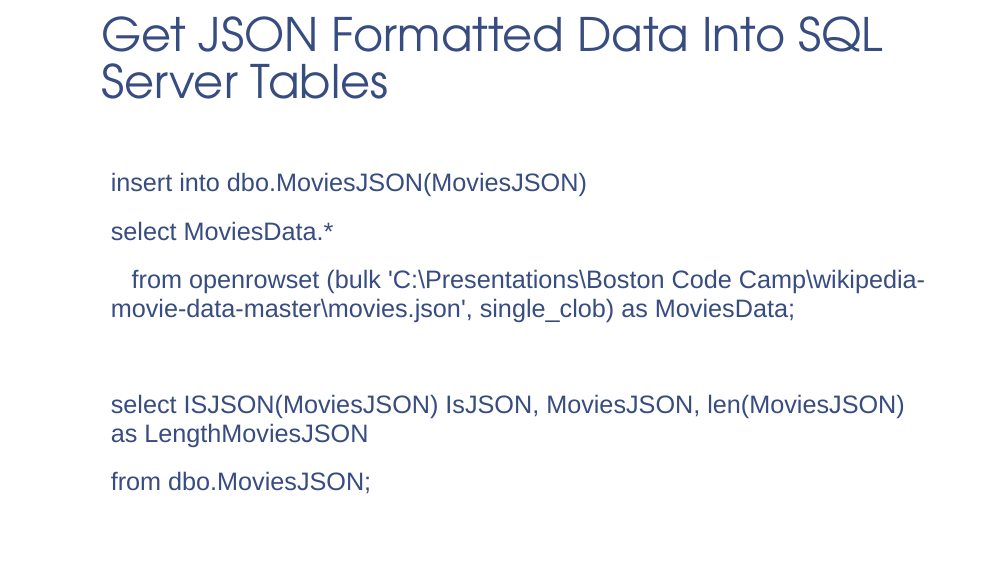
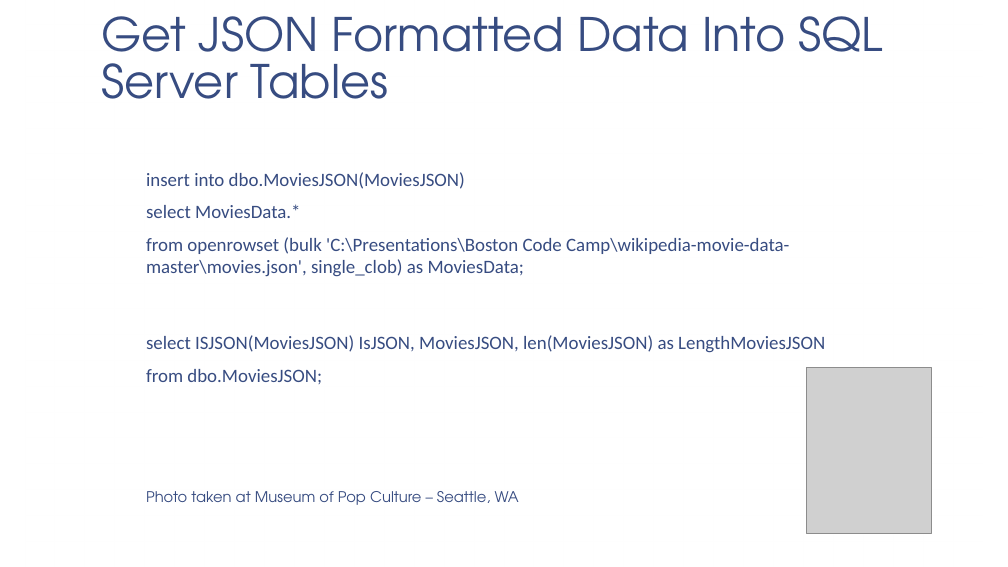
Before and after one commit to adipesa/sqlserver-json, a slide deck: slide 10 of SQL Server and JSON.pptx. Drawn at 1008x567 pixels with LibreOffice and Linux fonts; fonts in the diff are those of the drawing; grey boxes stand for pictures; background and template pictures are left out. Boxes give left, top, right and bottom in pixels: in the first picture for what was removed or moved away, otherwise in the second. Text is boxed around its words. In the diff, an @@ line names an element or a change of style, - is before the commit and + after.

Commit message:
Add files via upload
Added photos and info on JSON data types

```diff
--- a/SQL Server and JSON.pptx
+++ b/SQL Server and JSON.pptx
@@ text at box(146, 172, 825, 384): size 24 to 18 pt, font Arial to Calibri in "insert into dbo.MoviesJSON(MoviesJSON)", "select MoviesData.*", "from openrowset (bulk 'C:\Presentations\Boston Code Camp\wik ...", "select ISJSON(MoviesJSON) IsJSON, MoviesJSON, len(MoviesJSON ..." and 1 more places; list level 1 to 2 in "insert into dbo.MoviesJSON(MoviesJSON)"; list level 1 to 2 in "select MoviesData.*"; list level 1 to 2 in "from openrowset (bulk 'C:\Presentations\Boston Code ..."; list level 1 to 2 in "select ISJSON(MoviesJSON) IsJSON, MoviesJSON, len(MoviesJSON ..."; list level 1 to 2 in "from dbo.MoviesJSON;" @@
@@ picture added at box(806, 368, 931, 534) @@
@@ text at box(146, 491, 519, 505): paragraph added @@
+  Photo taken at Museum of Pop Culture – Seattle, WA
```
Also in this commit, not shown: 10 other slides changed.
